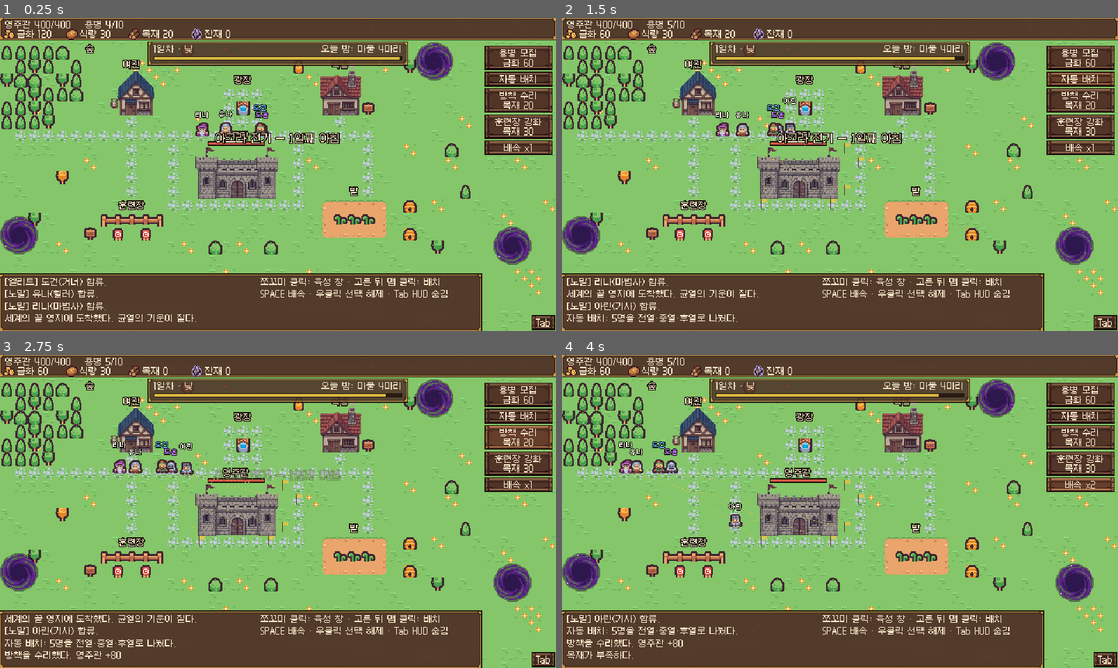
Above: before the commit, frames 1-4 (two rows, left to right).
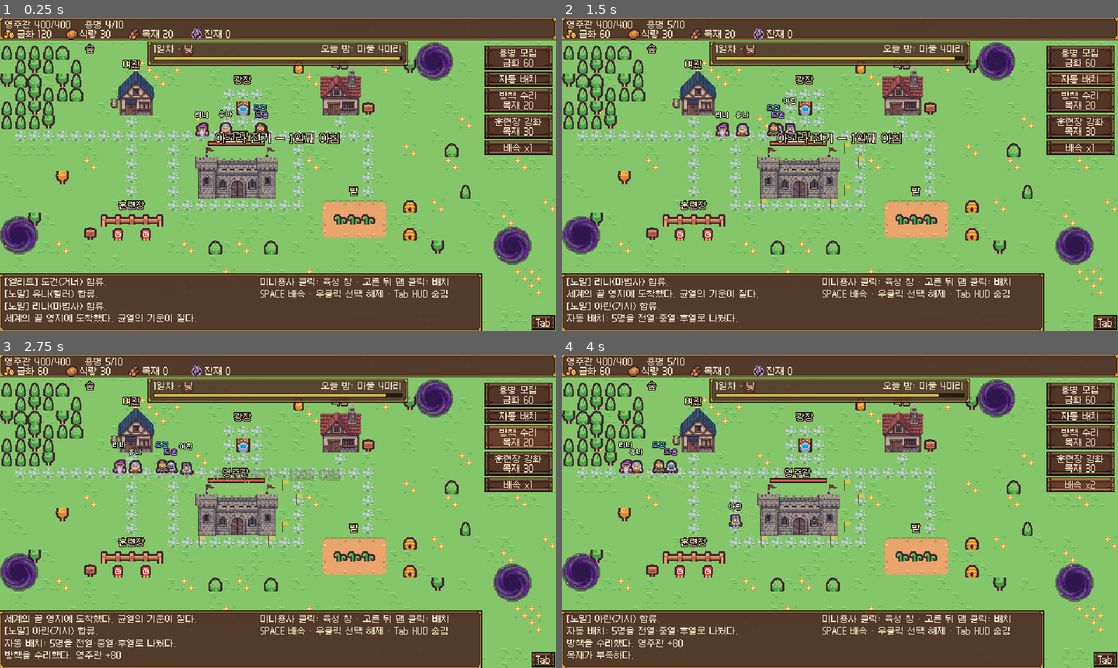
Above: after the commit, the same moments.

Repository: minjs-maxjs/game2
Game: Godot game, scene res://scenes/main.tscn
Two runs of this game, one before a commit and one after it. Both use one fixed random seed, a clock stepped at 60 frames per second and the inputs below.
Inputs:
- Up to frame 1 (0.25 s): no input
- Up to frame 2 (1.5 s): click "용병 모집 금화 60" at 0.5 s; click "자동 배치" at 1.25 s
- Up to frame 3 (2.75 s): click "방책 수리 목재 20" at 2 s
- Up to frame 4 (4 s): click "훈련장 강화 목재 30" at 2.75 s; click "배속 x1" at 3.5 s

The runs differ from the first frame. In frame 1, 0.3% of the frame differs, in the area x 46-81%, y 83-86%; in frame 2, 0.3%; in frame 3, 0.3%; in frame 4, 0.3%.

Commit message:
용어 변경: 쪼꼬미 → 미니용사 (UI 문자열·주석·테스트 문구·문서)
옛 가제 「쪼꼬미 마을(가칭)」은 기획서 이력 표기로 남김.

Co-Authored-By: Claude Opus 5.5 <noreply@anthropic.com>

Diff:
--- a/scripts/char_sprites.gd
+++ b/scripts/char_sprites.gd
@@ -1,5 +1,5 @@
 extends RefCounted
-## 쪼꼬미 외형: Super Retro World Character Pack (Gif · Noiracide · Romi)
+## 미니용사 외형: Super Retro World Character Pack (Gif · Noiracide · Romi)
 ##
 ## 라이선스상 에셋을 재배포할 수 없어 저장소에 넣지 않는다(.gitignore).
 ## 팩 폴더가 있으면 그 그림을, 없으면 Kenney 스프라이트로 대신 그린다.
--- a/scripts/dawn_panel.gd
+++ b/scripts/dawn_panel.gd
@@ -50,9 +50,9 @@
 	visible = true
 
 
-## 정산 요약: "N일차 방어 성공 — 처치 20, 금화 +XXX, 쓰러진 쪼꼬미 N명, 영주관 -N" + 임금 줄.
+## 정산 요약: "N일차 방어 성공 — 처치 20, 금화 +XXX, 쓰러진 미니용사 N명, 영주관 -N" + 임금 줄.
 static func summary_text(r: Dictionary) -> String:
-	var line := "%d일차 방어 성공 — 처치 %d, 금화 +%d, 쓰러진 쪼꼬미 %d명, 영주관 -%d" % [
+	var line := "%d일차 방어 성공 — 처치 %d, 금화 +%d, 쓰러진 미니용사 %d명, 영주관 -%d" % [
 		int(r.get("day", 0)), int(r.get("kills", 0)), int(r.get("gold", 0)),
 		int(r.get("fallen", 0)), int(r.get("hall_loss", 0))]
 	if r.get("wage_paid", true):
--- a/scripts/deployment.gd
+++ b/scripts/deployment.gd
@@ -1,11 +1,11 @@
 extends Node2D
-## 쪼꼬미별 배치: 쪼꼬미마다 지킬 칸(post_pos)을 정하고, 밤에는 그 칸에서 leash 안만 싸운다.
-## - 낮·밤 언제든 배치할 수 있다. 밤에 쪼꼬미를 고르고 있는 동안은 시간이 NIGHT_EDIT_SPEED로 느려지고,
+## 미니용사별 배치: 미니용사마다 지킬 칸(post_pos)을 정하고, 밤에는 그 칸에서 leash 안만 싸운다.
+## - 낮·밤 언제든 배치할 수 있다. 밤에 미니용사를 고르고 있는 동안은 시간이 NIGHT_EDIT_SPEED로 느려지고,
 ##   낮(육성 창·배치)과 새벽 정산 중에는 멈춘다 (speed_override).
 ## - 성 위기(영주관 가까이 마물, 또는 최근 피격)에는 배치를 잠시 떠나 영주관을 지킨다.
-## - 수동 배치: 쪼꼬미를 고른 뒤 맵을 클릭 → 그 칸(16px 격자)에 배치. 같은 쪼꼬미를 다시 클릭하면 해제.
+## - 수동 배치: 미니용사를 고른 뒤 맵을 클릭 → 그 칸(16px 격자)에 배치. 같은 미니용사를 다시 클릭하면 해제.
 ## - 자동 배치: 균열 → 영주관 길 위에 전열(근접) · 중열(소환) · 후열(원거리·광역·치유)로 고르게 나눈다.
-## 마커(깃발 + 점선)는 낮 동안 모두, 밤에는 선택한 쪼꼬미 것만 보인다.
+## 마커(깃발 + 점선)는 낮 동안 모두, 밤에는 선택한 미니용사 것만 보인다.
 
 const TILE := 16
 ## 담당 칸에서 이 칸 수보다 멀리는 쫓아가지 않는다.
@@ -96,7 +96,7 @@
 
 
 ## 지금 덮어쓸 배속 (-1 = 사용자 배속 그대로).
-## 새벽 정산·낮의 육성 창/배치 → 0(정지), 밤에 배치용으로 쪼꼬미를 고른 동안 → NIGHT_EDIT_SPEED.
+## 새벽 정산·낮의 육성 창/배치 → 0(정지), 밤에 배치용으로 미니용사를 고른 동안 → NIGHT_EDIT_SPEED.
 ## 따라가기 카메라는 game.selected를 쓰지 않으므로 여기에 걸리지 않는다.
 func speed_override() -> float:
 	if game.game_over:
@@ -163,7 +163,7 @@
 		game.add_log("%s 배치 해제." % sel.merc_name)
 		return true
 	if picked != null:
-		return false   # 다른 쪼꼬미를 누르면 선택만 바뀐다
+		return false   # 다른 미니용사를 누르면 선택만 바뀐다
 	if ui_blocks(p) or not is_placeable(p):
 		game.add_log("그곳에는 배치할 수 없다.")
 		return true
@@ -172,7 +172,7 @@
 	return true
 
 
-## 직업별 열 × 균열 길을 번갈아 고르게 채운다. 쓰러진 쪼꼬미도 자리는 받는다.
+## 직업별 열 × 균열 길을 번갈아 고르게 채운다. 쓰러진 미니용사도 자리는 받는다.
 func auto_deploy() -> void:
 	var lanes: Array = []
 	for r in game.rifts:
@@ -244,7 +244,7 @@
 		if game.is_night and not is_sel:
 			continue
 		var c := cell_center(m.post_pos)
-		# 쪼꼬미 발밑 → 깃발 점선
+		# 미니용사 발밑 → 깃발 점선
 		var from: Vector2 = m.position
 		var dist := from.distance_to(c)
 		if dist > 6.0:
--- a/scripts/follow_cam.gd
+++ b/scripts/follow_cam.gd
@@ -1,8 +1,8 @@
 extends Camera2D
-## 쪼꼬미 따라가기 카메라.
-## - 쪼꼬미를 고른 상태에서 육성 창 "따라가기" 또는 F: 정수 배율(2배, 휠로 3배)로 확대해 부드럽게 따라간다.
+## 미니용사 따라가기 카메라.
+## - 미니용사를 고른 상태에서 육성 창 "따라가기" 또는 F: 정수 배율(2배, 휠로 3배)로 확대해 부드럽게 따라간다.
 ##   따라가기를 시작하면 선택(육성 창)은 닫는다 → 낮 정지·밤 0.2배속(배치용 선택 규칙)에 걸리지 않는다.
-## - 해제: 같은 버튼/F, Esc, 빈 곳 우클릭. Q/E: 이전/다음 쪼꼬미.
+## - 해제: 같은 버튼/F, Esc, 빈 곳 우클릭. Q/E: 이전/다음 미니용사.
 ## - 대상이 쓰러지거나 후퇴해도 해제하지 않는다 (방출되어 사라질 때만 해제).
 ## - 맵 밖이 보이지 않게 중심을 맵 안으로 묶는다. 꺼져 있을 때는 배율 1·맵 중앙 = 화면 변환 없음.
 ## - HUD(CanvasLayer)는 확대의 영향을 받지 않는다. 대상 정보 패널, 성 위기 화살표, 말풍선도 HUD에 그린다.
@@ -110,7 +110,7 @@
 	force_update_scroll()
 
 
-## 따라가기 버튼 / F: 고른 쪼꼬미를 따라가거나(선택은 닫는다), 이미 따라가는 중이면 끈다.
+## 따라가기 버튼 / F: 고른 미니용사를 따라가거나(선택은 닫는다), 이미 따라가는 중이면 끈다.
 func toggle_from_selection() -> void:
 	var sel = game.selected
 	if sel != null and is_instance_valid(sel) and sel != target:
@@ -120,7 +120,7 @@
 		stop()
 
 
-## Q/E: 이전/다음 쪼꼬미로 바꾼다 (쓰러진 쪼꼬미도 포함).
+## Q/E: 이전/다음 미니용사로 바꾼다 (쓰러진 미니용사도 포함).
 func cycle(step: int) -> void:
 	if not is_following() or game.mercs.is_empty():
 		return
--- a/scripts/job_data.gd
+++ b/scripts/job_data.gd
@@ -1,5 +1,5 @@
 extends RefCounted
-## 쪼꼬미 직업 · 등급 · 능력치 데이터
+## 미니용사 직업 · 등급 · 능력치 데이터
 ## 새 직업은 JOBS에 항목 하나를 추가하면 된다. 전투 방식(style)은 아래 다섯 가지 중 하나:
 ##   melee  근접 공격          ranged 원거리 단일 공격
 ##   aoe    원거리 광역 공격   heal   아군 치유 (치유할 대상이 없으면 약한 공격)
--- a/scripts/main.gd
+++ b/scripts/main.gd
@@ -44,7 +44,7 @@
 var deployment: Deployment
 var director: WaveDirector   # 밤 파도 · 휴식 · 새벽 정산
 var wave_hud: WaveHud         # 상단 일차·웨이브 배너, 밤 시작 연출
-var follow_cam: FollowCam     # 쪼꼬미 따라가기 (꺼져 있으면 화면 변환 없음)
+var follow_cam: FollowCam     # 미니용사 따라가기 (꺼져 있으면 화면 변환 없음)
 var selected = null
 
 ## pos: 건물 중심, spot: 용병이 모이는 자리, spread: 모이는 범위, label: 이름표 위치
@@ -206,7 +206,7 @@
 	mercs.append(m)
 	add_log("[%s] %s(%s) 합류." % [m.grade_info()["name"], m.merc_name, m.title()])
 	if m.grade == JobData.GRADES.size() - 1:
-		_show_banner("레전더리 쪼꼬미 %s 탄생!" % m.merc_name)
+		_show_banner("레전더리 미니용사 %s 탄생!" % m.merc_name)
 
 
 func _spawn_monster(elite: bool) -> void:
@@ -332,7 +332,7 @@
 	return get_canvas_transform() * w
 
 
-## 맵 좌표 p에서 클릭으로 고를 쪼꼬미 (없으면 null).
+## 맵 좌표 p에서 클릭으로 고를 미니용사 (없으면 null).
 func merc_at(p: Vector2):
 	var picked = null
 	var best := 12.0
@@ -434,7 +434,7 @@
 	return true
 
 
-## 방출: 쪼꼬미를 영지에서 내보낸다. 되돌릴 수 없다.
+## 방출: 미니용사를 영지에서 내보낸다. 되돌릴 수 없다.
 func dismiss_merc(m) -> void:
 	if not mercs.has(m):
 		return
@@ -758,7 +758,7 @@
 	if selected != null and is_instance_valid(selected):
 		info_label.text = selected.describe()
 	else:
-		info_label.text = "쪼꼬미 클릭: 육성 창 · 고른 뒤 맵 클릭: 배치\nSPACE 배속 · 우클릭 선택 해제 · Tab HUD 숨김"
+		info_label.text = "미니용사 클릭: 육성 창 · 고른 뒤 맵 클릭: 배치\nSPACE 배속 · 우클릭 선택 해제 · Tab HUD 숨김"
 	_update_growth_panel()
 
 
--- a/scripts/mercenary.gd
+++ b/scripts/mercenary.gd
@@ -1,5 +1,5 @@
 extends Node2D
-## 쪼꼬미 용병
+## 미니용사 용병
 ## 태어날 때 직업 · 능력치(근력/민첩/지능/체질/정신) · 등급 · 성격이 정해진다.
 ## 낮에는 욕구와 성격으로 행동을 고르고(유틸리티 AI), 밤에는 직업의 전투 방식대로 싸운다.
 
@@ -18,7 +18,7 @@
 	"heal": ["fx_heal", 22, 3, 0.4],
 }
 const BOLT_TIME := 0.16
-## 후퇴한 쪼꼬미는 체력이 이만큼 찰 때까지 여관에 있는다 (기준 넘자마자 뛰쳐나가는 왕복 방지).
+## 후퇴한 미니용사는 체력이 이만큼 찰 때까지 여관에 있는다 (기준 넘자마자 뛰쳐나가는 왕복 방지).
 const RETREAT_UNTIL := 0.7
 
 ## 성별마다 이름 목록이 따로 있다. 다 쓰면 겹쳐도 된다.
@@ -644,7 +644,7 @@
 		draw_rect(Rect2(-7, top + 6, 1, 1), gcol)
 	if game.selected == self:
 		draw_rect(Rect2(-9, top - 2, 18, h + 4), Color(1, 0.95, 0.4), false, 1.0)
-	# HP 바: 이름표 아래. 다친 쪼꼬미만, 밤(전투)이나 선택했을 때만.
+	# HP 바: 이름표 아래. 다친 미니용사만, 밤(전투)이나 선택했을 때만.
 	if hp < max_hp and (game.is_night or game.selected == self):
 		var r := hp / max_hp
 		StatBar.draw_bar(self, Rect2(-6, top - 4, 12, 2), r, StatBar.hp_color(r))
--- a/scripts/stat_bar.gd
+++ b/scripts/stat_bar.gd
@@ -1,5 +1,5 @@
 extends Control
-## 작은 픽셀 막대 하나. 육성 창 능력치 줄(stat_panel.gd)과 쪼꼬미 머리 위 HP 바(mercenary.gd)가 같이 쓴다.
+## 작은 픽셀 막대 하나. 육성 창 능력치 줄(stat_panel.gd)과 미니용사 머리 위 HP 바(mercenary.gd)가 같이 쓴다.
 ## Control로 놓아 쓰거나, 다른 CanvasItem의 _draw에서 StatBar.draw_bar(self, ...)로 그린다.
 
 const COL_BACK := Color("2a1d14")
--- a/scripts/stat_panel.gd
+++ b/scripts/stat_panel.gd
@@ -2,7 +2,7 @@
 ## 육성 창의 능력치 5종: "이름  [바]  숫자  +n" 한 줄씩.
 ## - 바 = 현재 값 / 등급별 능력치 상한 (JobData.stat_cap), 테두리는 등급 색
 ## - 다음 전직에 조건이 있는 능력치는 바 위에 목표 눈금, 숫자는 미달 빨강 · 충족 초록
-## - 같은 쪼꼬미를 보고 있는 동안 값이 오르면 "+n"을 잠깐 띄운다
+## - 같은 미니용사를 보고 있는 동안 값이 오르면 "+n"을 잠깐 띄운다
 
 const StatBar = preload("res://scripts/stat_bar.gd")
 const JobData = preload("res://scripts/job_data.gd")
@@ -47,7 +47,7 @@
 		_bars[JobData.STATS[i]] = b
 
 
-## 매 프레임 불러도 된다. 다른 쪼꼬미로 바뀌면 "+n" 기록을 지운다.
+## 매 프레임 불러도 된다. 다른 미니용사로 바뀌면 "+n" 기록을 지운다.
 func show_merc(m) -> void:
 	if m != _merc:
 		_merc = m
--- a/scripts/wave_director.gd
+++ b/scripts/wave_director.gd
@@ -1,9 +1,9 @@
 extends Node
 ## 밤 파도와 휴식: 그날 밤 마물을 파도 2~3개로 나누고, 파도 사이에 쉬게 한다.
 ## - 밤 마물 총수 = (3 + 날짜×2) × 난이도 리듬 배율(날짜 % 3). 엘리트는 마지막 파도의 마지막 마물.
-## - 파도 사이 WAVE_REST초: 마물이 나오지 않고 쪼꼬미가 천천히 회복한다 (후퇴 중이면 기준을 넘는 대로 복귀).
+## - 파도 사이 WAVE_REST초: 마물이 나오지 않고 미니용사가 천천히 회복한다 (후퇴 중이면 기준을 넘는 대로 복귀).
 ## - 마지막 파도를 다 잡으면 새벽 정산: 시간이 멈추고, "낮 시작"(또는 Space)을 눌러야 다음 낮이 온다.
-## - 낮에 육성 창/배치(쪼꼬미 선택)가 열려 있어도 시간이 멈춘다. 실제 배속 조절은 deployment.gd가 한다.
+## - 낮에 육성 창/배치(미니용사 선택)가 열려 있어도 시간이 멈춘다. 실제 배속 조절은 deployment.gd가 한다.
 ## 다른 코드는 wave_info() · night_preview()로 읽기만 한다.
 
 const DawnPanel = preload("res://scripts/dawn_panel.gd")
@@ -102,7 +102,7 @@
 	return wave_idx >= waves.size() - 1
 
 
-## 시간을 멈춰야 하는가: 새벽 정산 중, 또는 낮에 육성 창/배치(쪼꼬미 선택)가 열려 있는 동안.
+## 시간을 멈춰야 하는가: 새벽 정산 중, 또는 낮에 육성 창/배치(미니용사 선택)가 열려 있는 동안.
 func wants_pause() -> bool:
 	if game.game_over:
 		return false
--- a/tests/growth_test.gd
+++ b/tests/growth_test.gd
@@ -160,7 +160,7 @@
 		var end: Vector2 = pts[pts.size() - 1] if pts.size() > 0 else r
 		check(main.hall_rect.grow(10.0 + 6.0 * 0.5).has_point(end), "균열 %s → 영주관 공격 가능 (끝 %s)" % [r, end])
 
-	# 10) 배치: 클릭 → 16px 칸에 스냅, 막힌 곳·HUD 거부, 같은 쪼꼬미 다시 클릭 → 해제
+	# 10) 배치: 클릭 → 16px 칸에 스냅, 막힌 곳·HUD 거부, 같은 미니용사 다시 클릭 → 해제
 	var dep = main.deployment
 	var km = null
 	for o in main.mercs:
@@ -177,9 +177,9 @@
 	var cell = km.post_pos
 	check(dep.handle_click(Vector2(100, 10), null) and km.post_pos == cell, "HUD 윗줄(보일 때)은 배치 거부")
 	check(dep.handle_click(main.buildings["hall"]["pos"], null) and km.post_pos == cell, "건물(막힌 칸)은 배치 거부")
-	check(dep.handle_click(km.position, km) and km.post_pos == null, "같은 쪼꼬미를 다시 누르면 배치 해제")
-
-	# 11) 밤: 배치된 쪼꼬미는 leash 밖으로 쫓아가지 않는다
+	check(dep.handle_click(km.position, km) and km.post_pos == null, "같은 미니용사를 다시 누르면 배치 해제")
+
+	# 11) 밤: 배치된 미니용사는 leash 밖으로 쫓아가지 않는다
 	km.post_pos = dep._free_cell(spot, {})
 	var post: Vector2 = dep.cell_center(km.post_pos)
 	km.position = post
@@ -270,7 +270,7 @@
 	main._on_speed()
 	Engine.time_scale = 1.0
 
-	# 15) (a) 성 위기: 영주관 옆 마물 → 멀리 배치된 쪼꼬미가 떠나 접근, 위기가 끝나면 복귀
+	# 15) (a) 성 위기: 영주관 옆 마물 → 멀리 배치된 미니용사가 떠나 접근, 위기가 끝나면 복귀
 	km.post_pos = main.cell_of(night_post)
 	km.position = night_post
 	km.hp = km.max_hp
@@ -379,7 +379,7 @@
 			split_ok = false
 	check(split_ok, "파도 분할 합계 = 밤 총수 (1~15일, 예: 3일 %s)" % str(WD.wave_sizes(3)))
 	check(WD.night_total_for(4) == roundi((3 + 4 * 2) * 0.8), "쉬운 밤은 x0.8 (4일 %d마리)" % WD.night_total_for(4))
-	# 파도 사이 휴식: 마물이 나오지 않고, 쪼꼬미는 회복하며, 후퇴 중이면 기준을 넘으면 복귀
+	# 파도 사이 휴식: 마물이 나오지 않고, 미니용사는 회복하며, 후퇴 중이면 기준을 넘으면 복귀
 	main.day = 3
 	main._start_night()
 	main.monsters.clear()
@@ -415,7 +415,7 @@
 		check(wm.hp > hp0 + wm.max_hp * 0.2, "휴식 중 체력 회복 (%.0f → %.0f)" % [hp0, wm.hp])
 		wm.hp = wm.max_hp * 0.75
 		wm._night(1.0 / 60.0)
-		check(not wm.retreating, "후퇴 중 쪼꼬미가 기준을 넘으면 복귀")
+		check(not wm.retreating, "후퇴 중 미니용사가 기준을 넘으면 복귀")
 		for i in 60:
 			dir.update_night(1.0 / 60.0)
 		check(not dir.resting and dir.wave_idx == wave + 1, "휴식이 끝나면 %d파도" % (wave + 2))
@@ -454,7 +454,7 @@
 	main._start_dawn()
 	wh.refresh()
 	var sum_text: String = dir.panel.summary_label.text
-	check(not wh.banner.visible and sum_text.begins_with("3일차 방어 성공 — 처치 ") and sum_text.contains("쓰러진 쪼꼬미") and sum_text.contains("영주관 -"),
+	check(not wh.banner.visible and sum_text.begins_with("3일차 방어 성공 — 처치 ") and sum_text.contains("쓰러진 미니용사") and sum_text.contains("영주관 -"),
 		"새벽 요약: %s" % sum_text.replace("
 ", " / "))
 	dir.continue_day()
@@ -531,9 +531,9 @@
 	check(zooms_ok and cam.zoom_level == 2, "확대 배율은 정수(2·3)로만 바뀐다")
 	# Q/E 전환, Tab, 해제
 	cam.cycle(1)
-	check(cam.target == main.mercs[1], "E: 다음 쪼꼬미")
+	check(cam.target == main.mercs[1], "E: 다음 미니용사")
 	cam.cycle(-1)
-	check(cam.target == fm, "Q: 이전 쪼꼬미")
+	check(cam.target == fm, "Q: 이전 미니용사")
 	main.toggle_hud()
 	check(not cam.info_panel.is_visible_in_tree() and cam.is_following(), "Tab: HUD를 숨겨도 따라가기 유지")
 	main.toggle_hud()
--- a/tests/smoke_test.gd
+++ b/tests/smoke_test.gd
@@ -33,7 +33,7 @@
 			main._on_recruit()
 		if main.wood >= 20 and main.hall_hp < main.HALL_MAX_HP - 80:
 			main._on_repair()
-		main.deployment.auto_deploy()   # 새로 온 쪼꼬미까지 매일 배치
+		main.deployment.auto_deploy()   # 새로 온 미니용사까지 매일 배치
 	# 건물·나무 안에 서 있는 유닛 수 (길찾기 검증)
 	for u in main.mercs + main.monsters:
 		if is_instance_valid(u):
Not shown, changed: docs/기획서_v0.5.md
Not shown, changed: docs/인수인계.md
